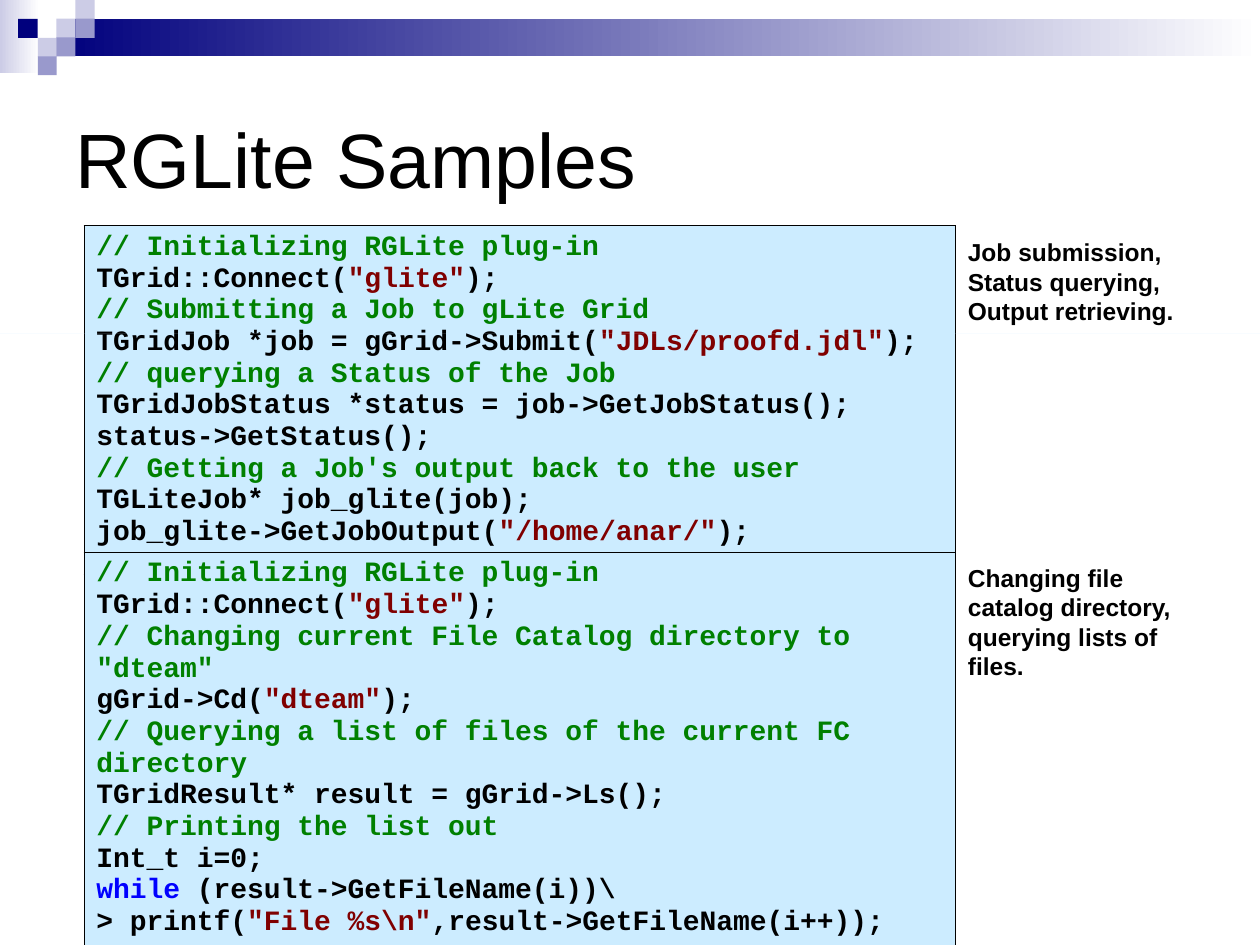
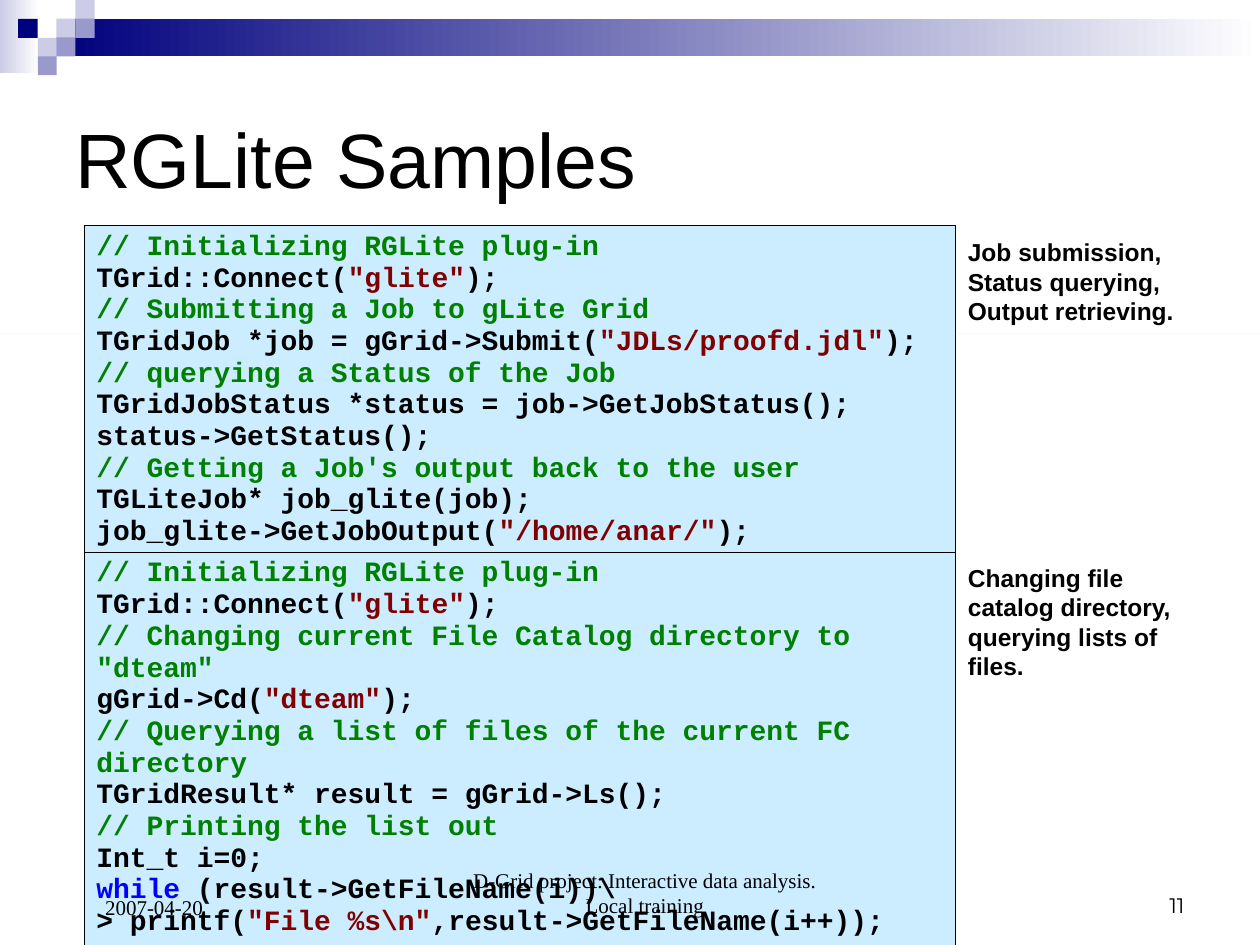
Before and after one commit to AnarManafov/PoDDocumentation, a slide deck: slide 11 of local training - D-Grid 2007-04-20.ppt. Drawn at 1260x945 pixels with LibreOffice and Linux fonts; fonts in the diff are those of the drawing. Boxes give left, top, right and bottom in pixels: in the first picture for what was removed or moved away, otherwise in the second. Text is boxed around its words. In the diff, an @@ line names an element or a change of style, - is before the commit and + after.

```diff
--- a/local training - D-Grid 2007-04-20.ppt
+++ b/local training - D-Grid 2007-04-20.ppt
@@ text added at (473,873,816,918), 12 pt, text #000000 @@
+D-Grid project: Interactive data analysis. Local training
@@ page number added at (1169,898,1184,913), 12 pt, text #000000 @@
+11
@@ text added at (105,901,203,920), 12 pt, text #000000 @@
+2007-04-20
```
Also in this commit, not shown: 9 other slides changed, 5 slides added, 4 slides removed.
